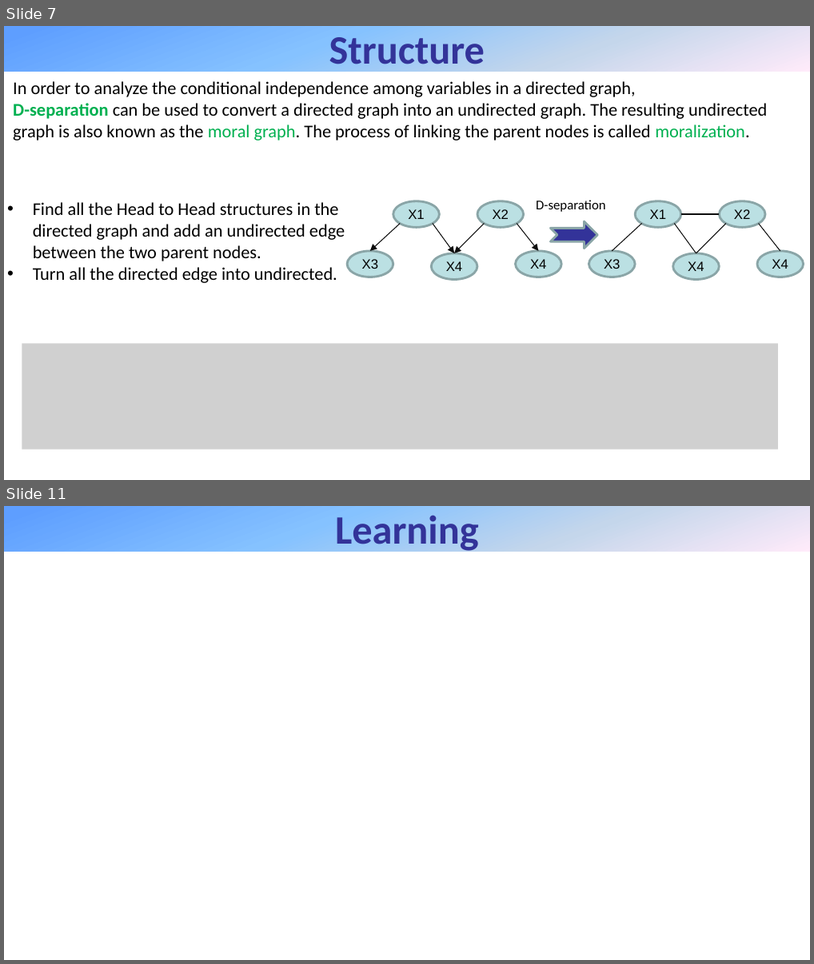
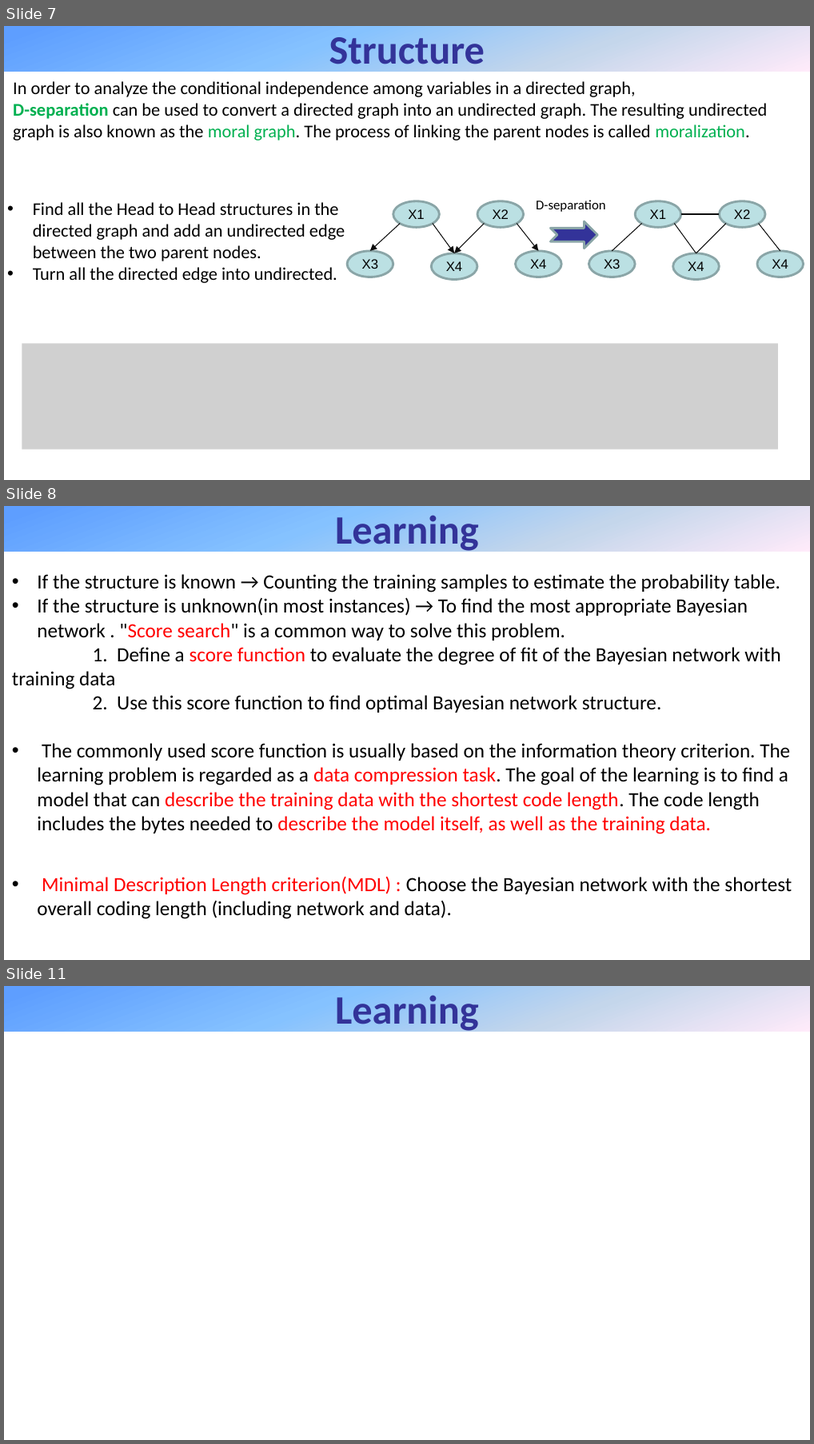
Before and after one commit to WeakX/Notes, a slide deck: ref/BayesNet.pptx. Shown one above the other, each under a label of ours: slides 7 and 11 before the commit, slides 7, 8 and 11 after it; the slides between them are not shown. The pictures are 814x964 and 814x1444 pixels, drawn with LibreOffice and Linux fonts; fonts in the diff are those of the drawing; grey boxes stand for pictures. Boxes give left, top, right and bottom in pixels: in the first picture for what was removed or moved away, otherwise in the second. Text is boxed around its words. In the diff, an @@ line names an element or a change of style, - is before the commit and + after.

Commit message:
80%

```diff
--- a/ref/BayesNet.pptx
+++ b/ref/BayesNet.pptx
@@ slide 8 added at bbox=[4, 506, 810, 960], background #FFFFFF @@
@@ rectangle added at bbox=[4, 506, 810, 551], fill gradient #5E9EFF to #85C2FF to #C4D6EB to #FFEBFA, 36 pt, text #333399, bold @@
+Learning
@@ text added at bbox=[12, 574, 781, 712], 18 pt, text #000000 @@
+• If the structure is known → Counting the training samples to estimate the probability table.
+• If the structure is unknown(in most instances) → To find the most appropriate Bayesian network . "Score search" is a common way to solve this problem.
+1. Define a score function to evaluate the degree of fit of the Bayesian network with training data
+2. Use this score function to find optimal Bayesian network structure.
@@ text added at bbox=[37, 743, 790, 834], 18 pt, text #000000 @@
+• The commonly used score function is usually based on the information theory criterion. The learning problem is regarded as a data compression task. The goal of the learning is to find a model that can describe the training data with the shortest code length. The code length includes the bytes needed to describe the model itself, as well as the training data.
@@ text added at bbox=[37, 876, 792, 919], 18 pt, text #000000 @@
+• Minimal Description Length criterion(MDL) : Choose the Bayesian network with the shortest overall coding length (including network and data).
```
Also in this commit, not shown: 2 slides changed, 1 slide removed.
